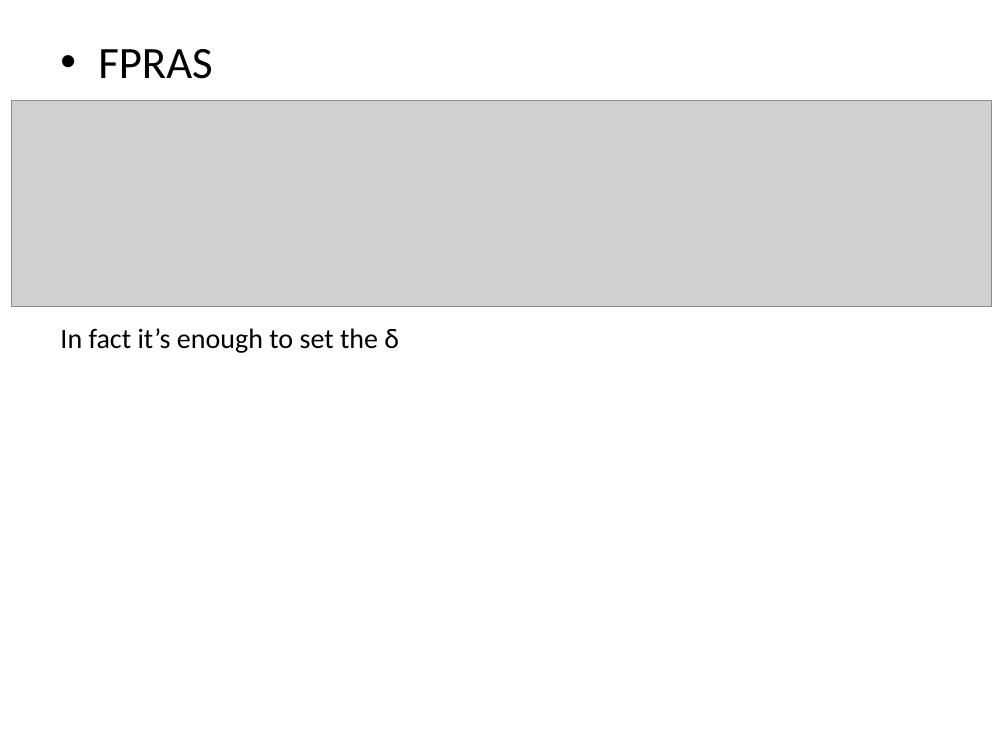
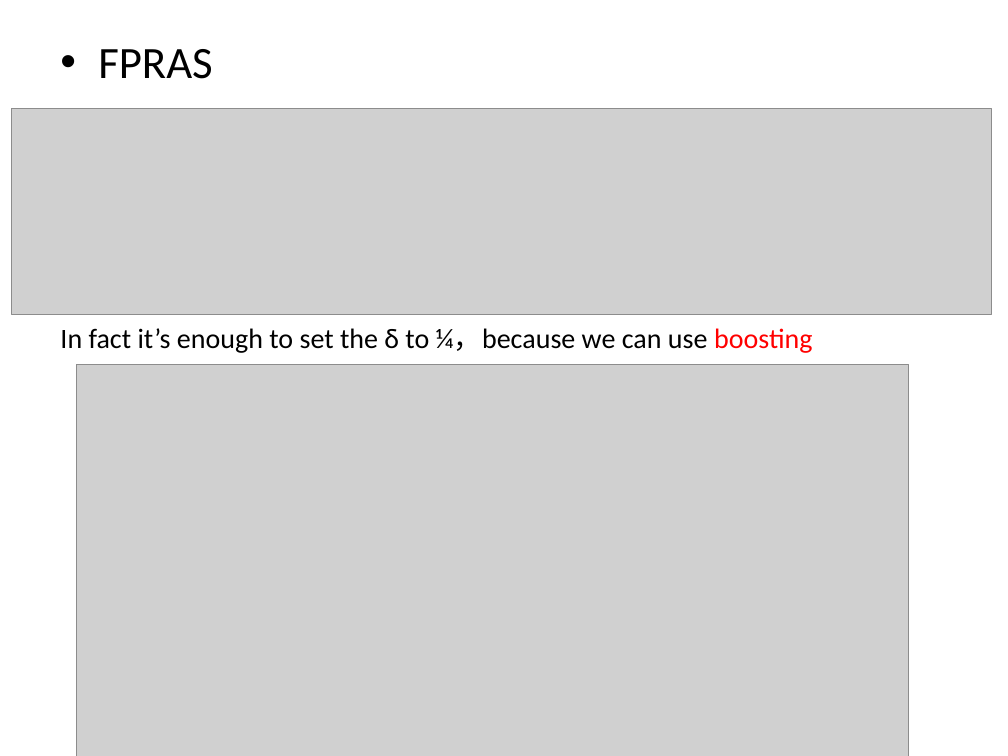
Before and after one commit to cloudygoose/homework_projects, a slide deck: slide 4 of approximate counting/approximate counting and sampling.pptx. Drawn at 1008x756 pixels with LibreOffice and Linux fonts; fonts in the diff are those of the drawing; grey boxes stand for pictures. Boxes give left, top, right and bottom in pixels: in the first picture for what was removed or moved away, otherwise in the second. Text is boxed around its words. In the diff, an @@ line names an element or a change of style, - is before the commit and + after.

Commit message:
second

```diff
--- a/approximate counting/approximate counting and sampling.pptx
+++ b/approximate counting/approximate counting and sampling.pptx
@@ picture: place and size @@
-picture at <box>12,100,992,306</box>
+picture at <box>12,108,992,314</box>
@@ text at <box>60,328,812,353</box>: text changed @@
-In fact it’s enough to set the δ
+In fact it’s enough to set the δ to ¼，because we can use boosting
@@ picture added at <box>76,365,908,756</box> @@
```
